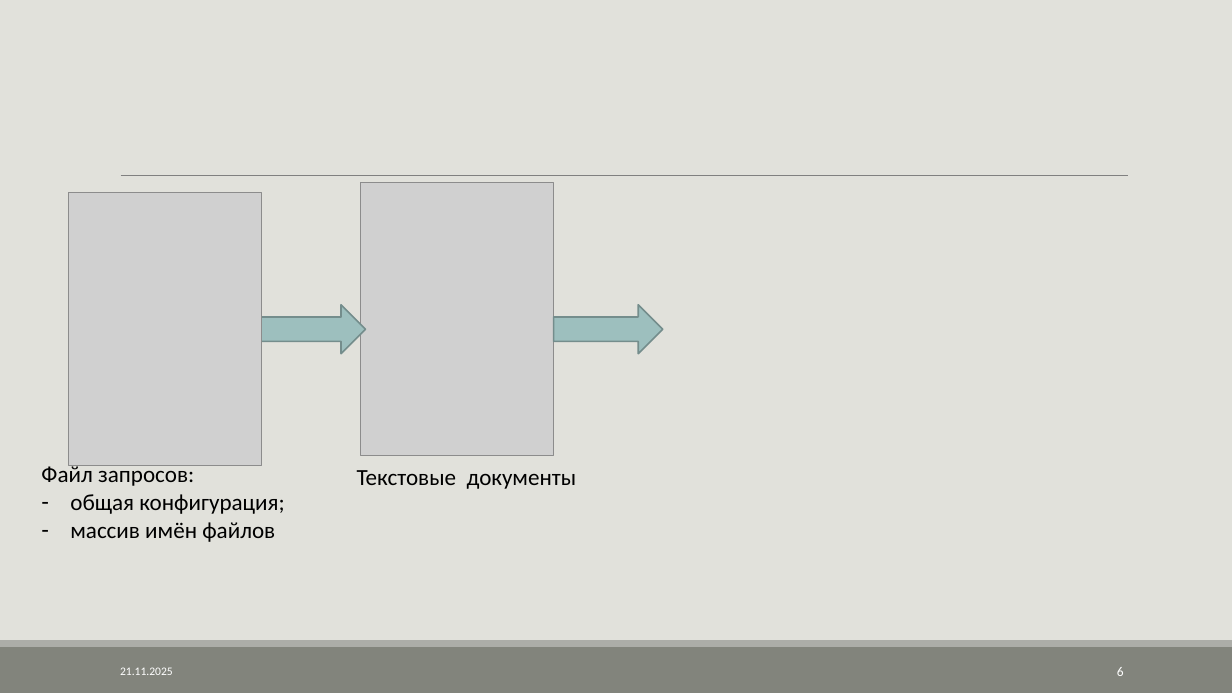
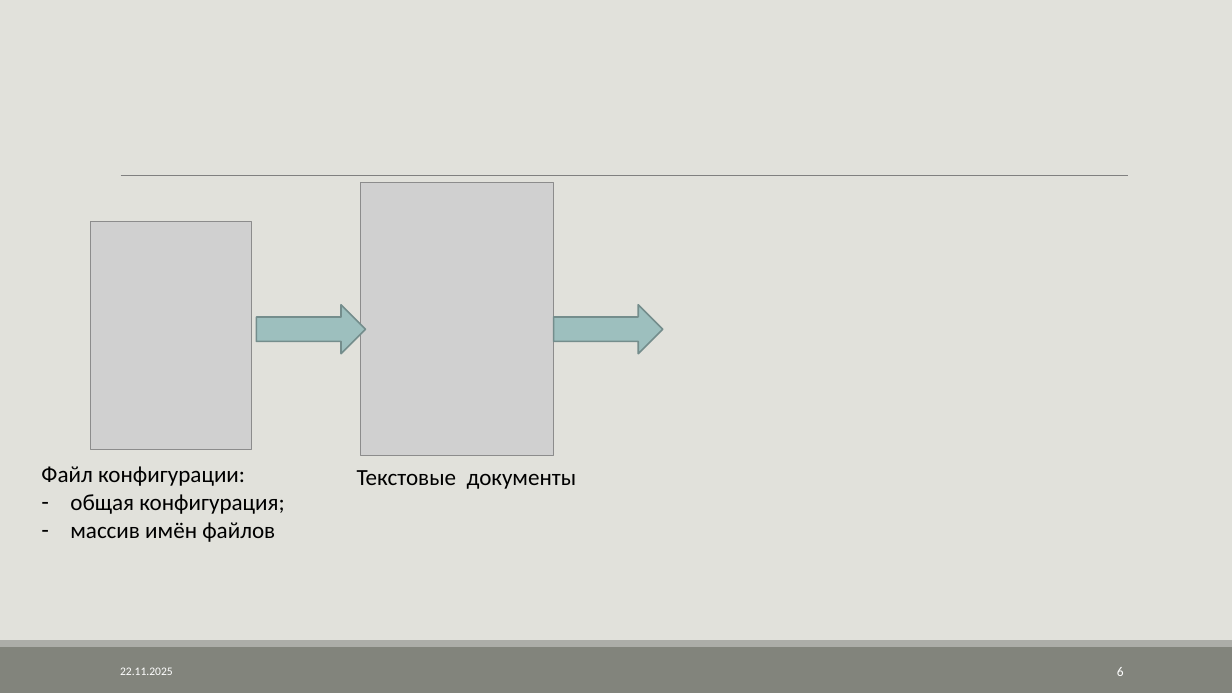
Before and after one commit to AVKazmirchuk/SearchEngine, a slide deck: slide 6 of presentation/защита.pptx. Drawn at 1232x693 pixels with LibreOffice and Linux fonts; fonts in the diff are those of the drawing; grey boxes stand for pictures. Boxes give left, top, right and bottom in pixels: in the first picture for what was removed or moved away, otherwise in the second. Text is boxed around its words. In the diff, an @@ line names an element or a change of style, - is before the commit and + after.

```diff
--- a/presentation/защита.pptx
+++ b/presentation/защита.pptx
@@ picture: place and size @@
-picture at box(68, 193, 262, 466)
+picture at box(91, 222, 251, 449)
@@ text at box(41, 466, 245, 486): text changed @@
-Файл запросов:
+Файл конфигурации:
```
Also in this commit, not shown: 19 other slides changed, 1 slide added, 1 slide removed, 18 other files.
